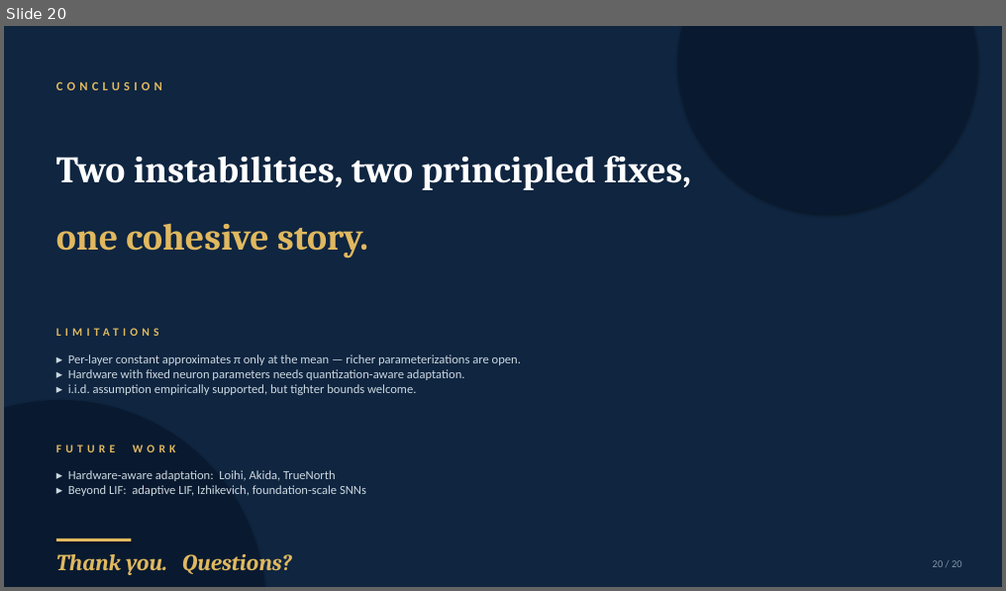
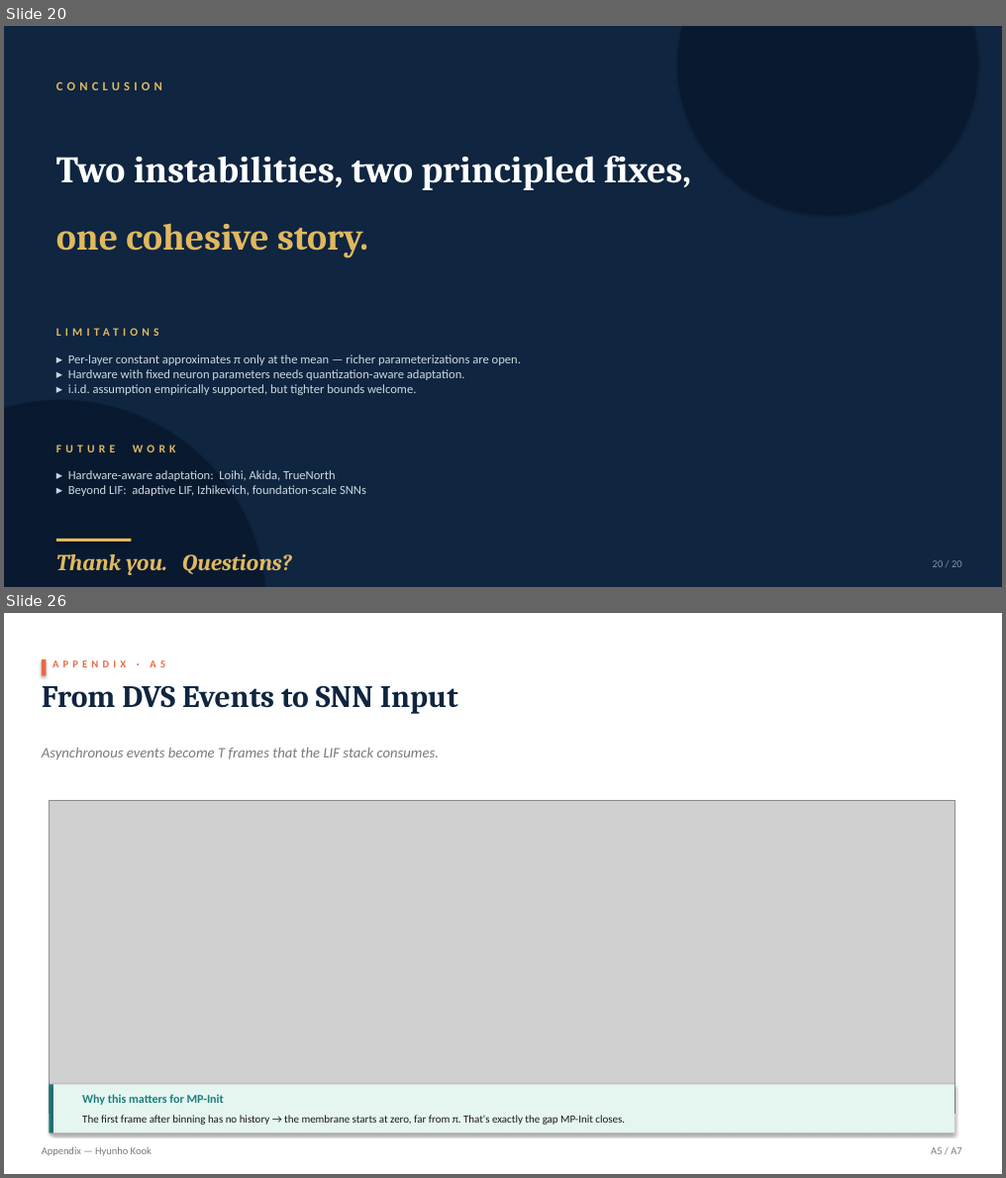
Before and after one commit to kookhh0827/POSTECH_thesis_template_latex, a slide deck: Hyunho_Kook_Master_Defense.pptx. Shown one above the other, each under a label of ours: slide 20 before the commit, slides 20 and 26 after it; the slides between them are not shown. The pictures are 1006x591 and 1006x1178 pixels, drawn with LibreOffice and Linux fonts; fonts in the diff are those of the drawing; grey boxes stand for pictures. Boxes give left, top, right and bottom in pixels: in the first picture for what was removed or moved away, otherwise in the second. Text is boxed around its words. In the diff, an @@ line names an element or a change of style, - is before the commit and + after.

```diff
--- a/Hyunho_Kook_Master_Defense.pptx
+++ b/Hyunho_Kook_Master_Defense.pptx
@@ slide 26 added at <box>4,613,1002,1174</box>, background #FFFFFF @@
@@ rectangle added at <box>42,660,46,676</box>, fill #E56945 @@
@@ text added at <box>53,661,165,667</box>, 10 pt, text #E56945, bold @@
+APPENDIX · A5
@@ text added at <box>42,685,458,714</box>, 30 pt, text #0F2540, bold @@
+From DVS Events to SNN Input
@@ text added at <box>42,748,440,761</box>, 14 pt, text #7A7A7A, italic @@
+Asynchronous events become T frames that the LIF stack consumes.
@@ picture added at <box>49,800,954,1113</box> @@
@@ rectangle added at <box>49,1084,54,1134</box>, fill #1D7E7E @@
@@ rectangle added at <box>54,1084,954,1134</box>, fill #E5F5F0 @@
@@ text added at <box>82,1094,625,1125</box>, 10.5 pt, text #1A1A1A @@
+Why this matters for MP-Init
+The first frame after binning has no history → the membrane starts at zero, far from π. That's exactly the gap MP-Init closes.
@@ text added at <box>42,1148,152,1157</box>, 10 pt, text #7A7A7A @@
+Appendix — Hyunho Kook
@@ text added at <box>931,1148,961,1155</box>, 10 pt, text #7A7A7A @@
+A5 / A7
```
Also in this commit, not shown: 7 other slides added, 5 other files.
